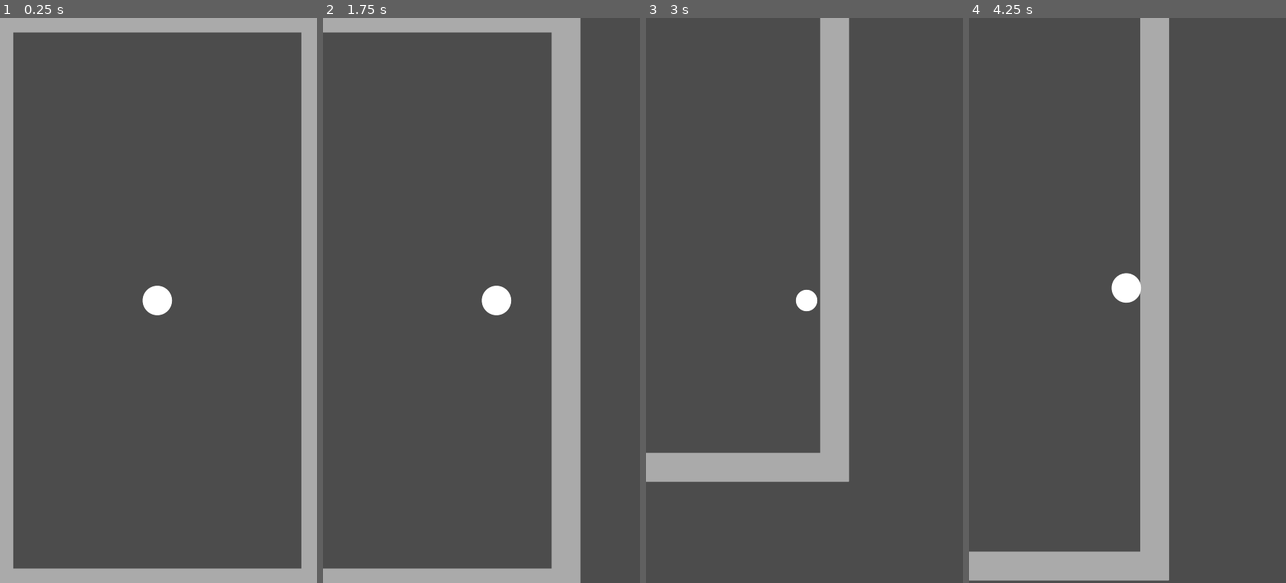
Above: before the commit, frames 1-4 (left to right).
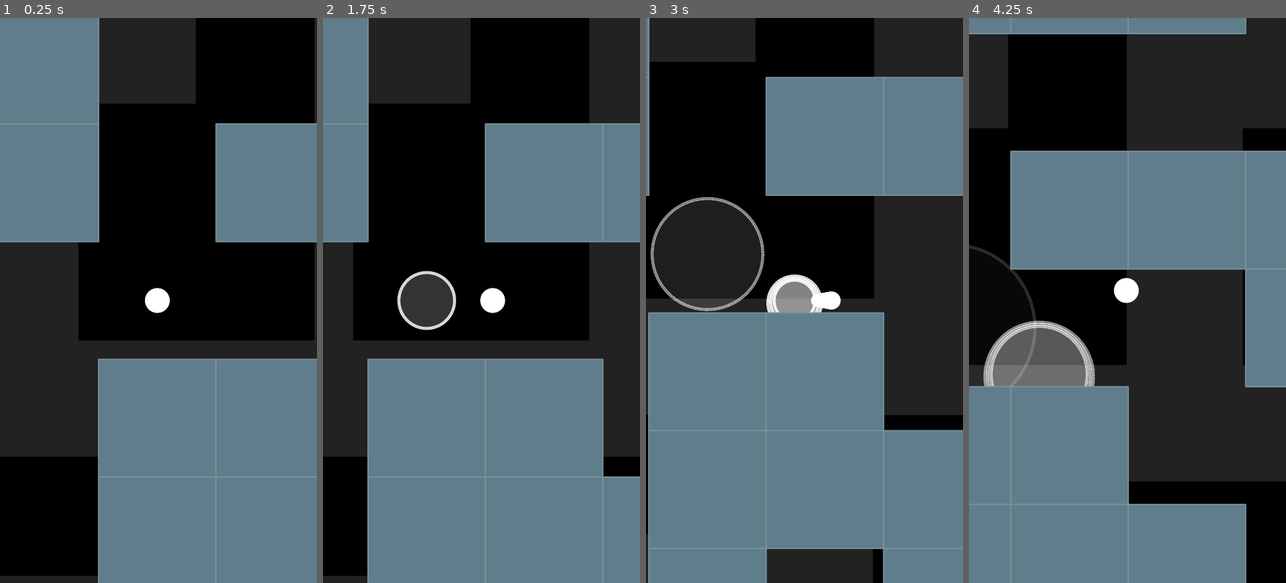
Above: after the commit, the same moments.

Repository: FSPinho/pixel-maze-godot
Game: Godot game, scene res://scenes/Game.tscn
Same seed, same stepped clock (60 frames per second), same inputs: the game is played once before the commit and once after it.
Inputs (mouse positions are in pixels of both pictures, inside the frame that each line leads up to):
- Up to frame 1 (0.25 s): no input
- Up to frame 2 (1.75 s): tap Enter at 0.5 s; move the mouse to (551, 272) at 0.52 s; hold Right 0.53-1.28 s; click (551, 272) at 0.67 s; move the mouse to (418, 328) at 1.27 s; hold Down from 1.28 s (still down)
- Up to frame 3 (3 s): move the mouse to (836, 176) at 2.02 s; release Down at 2.03 s; hold Right 2.03-2.78 s; move the mouse to (788, 413) at 2.77 s; hold Up from 2.78 s (still down); click (788, 413) at 2.92 s
- Up to frame 4 (4.25 s): move the mouse to (1222, 385) at 3.52 s; release Up at 3.53 s; hold Left from 3.53 s (still down)

The runs differ from the first frame. In frame 1, 100% of the frame differs, in the area x 0-100%, y 0-100%; in frame 2, 100%; in frame 3, 99%; in frame 4, 98%.

Commit message:
Adding player sounds

Diff:
--- a/global/Global.gd
+++ b/global/Global.gd
@@ -3,3 +3,7 @@
 var APP_NAME = "Pixel Maze"
 var VIEWPORT_WIDTH = 1080.0
 var VIEWPORT_HEIGHT = 1920.0
+var BLOCK_SIZE = 400.0
+var CIRCLE_QUALITY = 64
+
+var GROUP_RIPPLE = "g-ripples"
--- a/project.godot
+++ b/project.godot
@@ -44,4 +44,5 @@
 quality/intended_usage/framebuffer_allocation=0
 quality/intended_usage/framebuffer_allocation.mobile=0
 threads/thread_model=2
+environment/default_clear_color=Color( 0.215686, 0.278431, 0.309804, 1 )
 quality/depth/hdr=false
--- a/scenes/Game.gd
+++ b/scenes/Game.gd
@@ -5,7 +5,7 @@
 
 
 func _ready():
-	$World.set_size(Global.VIEWPORT_WIDTH, Global.VIEWPORT_HEIGHT)
+	$World.initialize(21, 21)
 	$World.position_offset = Vector2(Global.VIEWPORT_WIDTH / 2.0, Global.VIEWPORT_HEIGHT / 2.0)
 	$World.target = $World/Player
 	$World/Player.bounds = $World.bounds
--- a/scenes/Game.tscn
+++ b/scenes/Game.tscn
@@ -1,9 +1,9 @@
 [gd_scene load_steps=5 format=2]
 
-[ext_resource path="res://scenes/Player.tscn" type="PackedScene" id=1]
-[ext_resource path="res://scenes/SwipeDetector.tscn" type="PackedScene" id=2]
+[ext_resource path="res://scenes/player/Player.tscn" type="PackedScene" id=1]
+[ext_resource path="res://scenes/util/SwipeDetector.tscn" type="PackedScene" id=2]
 [ext_resource path="res://scenes/Game.gd" type="Script" id=3]
-[ext_resource path="res://scenes/World.tscn" type="PackedScene" id=4]
+[ext_resource path="res://scenes/world/World.tscn" type="PackedScene" id=4]
 
 [node name="Game" type="Node"]
 script = ExtResource( 3 )
--- a/scenes/World.gd
+++ /dev/null
@@ -1,38 +0,0 @@
-extends StaticBody2D
-
-##
-# Constants
-var target = null
-var bounds = Rect2(0, 0, 0, 0)
-var position_offset = Vector2(0, 0)
-var collision_width = 96
-
-func _draw():
-	draw_rect(
-		bounds,
-		"#AAA", false, collision_width, true
-	)
-
-func _physics_process(delta):
-	if target:
-		self.position = target.position_delayed * -1 + position_offset
-
-
-func set_size(w, h):
-	$Collision1.disabled = false
-	$Collision1.shape.extents = Vector2(w / 2, collision_width / 2)
-	$Collision1.position = Vector2(0, h / -2)
-
-	$Collision2.disabled = false
-	$Collision2.shape.extents = Vector2(w / 2, collision_width / 2)
-	$Collision2.position = Vector2(0, h / 2)
-
-	$Collision3.disabled = false
-	$Collision3.shape.extents = Vector2(collision_width / 2, h / 2)
-	$Collision3.position = Vector2(w / -2, 0)
-
-	$Collision4.disabled = false
-	$Collision4.shape.extents = Vector2(collision_width / 2, h / 2)
-	$Collision4.position = Vector2(w / 2, 0)
-
-	bounds = Rect2(w / -2, h / -2, w, h)
--- a/scenes/Player.gd
+++ b/scenes/player/Player.gd
@@ -1,16 +1,18 @@
 extends KinematicBody2D
+
+var Ripple = preload("res://scenes/util/Ripple.tscn")
 
 ##
 # Constants
-var SPEED_BASE = 300
-var TAIL_SIZE = 16
-var TAIL_VISIBLE_SIZE = 16
+var SPEED_BASE = Global.BLOCK_SIZE * 0.6
+var TAIL_SIZE = 16.0
+var TAIL_VISIBLE_SIZE = 16.0
 var TAIL_VISIBLE_SCALE = 0.5
 
 ##
 # Properties
 var bounds = null
-var size = 96.0
+var size = Global.BLOCK_SIZE * 0.2
 var position_delayed = self.position
 var direction = Vector2(0.0, 0.0)
 var position_data = []
@@ -20,7 +22,13 @@
 var speed_decay = SPEED_BASE * 7.5
 var speed_up = false
 var color = Color(1, 1, 1, 1)
-var circle_quality = 32
+var idle = true
+var idle_elapsed = 3
+var idle_delay = 4
+var did_collide = false
+var collision_play_elapsed = 1.2
+var collision_play_delay = 1.2
+
 
 func _ready():
 	$Collision.shape.radius = size / 2
@@ -33,7 +41,7 @@
 	draw_arc(
 		pos,
 		size / 2 * scale, 0, 2 * PI,
-		circle_quality,
+		Global.CIRCLE_QUALITY,
 		_color, 2, true
 	)
 
@@ -42,7 +50,7 @@
 	var _speed_overflow_max = speed_max - speed_min
 	var _speed = _speed_overflow / _speed_overflow_max
 	var _scale = lerp(1, TAIL_VISIBLE_SCALE, _speed)
-	var _interpolation_scale = lerp(1, 0.0, _speed)
+	var _interpolation_scale = lerp(1.0, 0.0, _speed)
 
 	var _s = 1.0
 	for _d in position_data.slice(0, TAIL_VISIBLE_SIZE):
@@ -53,6 +61,12 @@
 		_s -= 0.02
 
 func _process(delta):
+	if idle:
+		idle_elapsed += delta
+		if idle_elapsed >= idle_delay:
+			idle_elapsed = 0
+			do_ripple()
+
 	update()
 
 func _physics_process(delta):
@@ -60,21 +74,32 @@
 	var _speed = _sigmoid(speed, speed_min, speed_max)
 	if abs(_direction.x + _direction.y) > 0:
 		var _collision = self.move_and_collide(direction * _speed * delta)
+
+		if _collision and !did_collide:
+			if collision_play_elapsed > collision_play_delay:
+				collision_play_elapsed = 0
+				$SoundCollision.play()
+			do_ripple()
+
 		if _collision and not speed_up:
 			_collision.collider_shape
 			direction *= 0.2
 
-	if speed >= speed_max:
+		did_collide = not not _collision
+
+	if speed >= speed_max - 1:
 		speed_up = false
 
 	if speed_up:
-		speed = max(min(speed + speed_decay * delta * 6, speed_max), speed_min)
+		speed = max(min(speed + speed_decay * delta * 6.0, speed_max), speed_min)
 	else:
 		speed = max(min(speed - speed_decay * delta, speed_max), speed_min)
 
 	position_data.insert(0, self.position)
 	if position_data.size() > TAIL_SIZE:
 		position_delayed = position_data.pop_back()
+
+	collision_play_elapsed += delta
 
 func _sigmoid(n, _min, _max):
 	var E = 2.718281
@@ -93,3 +118,9 @@
 func set_direction(d):
 	direction = d
 	speed_up = true
+	idle = false
+
+func do_ripple():
+	var ripple = Ripple.instance()
+	add_child(ripple)
+	ripple.start(size, size * 8, "circle")
--- a/scenes/Player.tscn
+++ b/scenes/player/Player.tscn
@@ -1,6 +1,7 @@
-[gd_scene load_steps=3 format=2]
+[gd_scene load_steps=4 format=2]
 
-[ext_resource path="res://scenes/Player.gd" type="Script" id=1]
+[ext_resource path="res://scenes/player/Player.gd" type="Script" id=1]
+[ext_resource path="res://sounds/player_collision.wav" type="AudioStream" id=2]
 
 [sub_resource type="CircleShape2D" id=1]
 radius = 0.01
@@ -18,3 +19,6 @@
 
 [node name="Collision" type="CollisionShape2D" parent="."]
 shape = SubResource( 1 )
+
+[node name="SoundCollision" type="AudioStreamPlayer2D" parent="."]
+stream = ExtResource( 2 )
--- /dev/null
+++ b/scenes/util/Ripple.gd
@@ -0,0 +1,59 @@
+extends Node2D
+
+##
+# Properties
+var progress = 0.0
+var progress_scaled = 0.0
+var speed = 0
+var size = 0.0
+var size_max = 0.0
+var shape = "circle"
+var alpha = 1.0
+var active = false
+var target_position = Vector2(0, 0)
+
+func _ready():
+	add_to_group(Global.GROUP_RIPPLE)
+
+func _draw():
+	if shape == "circle":
+		draw_arc(
+			Vector2(0, 0), lerp(size, size_max, progress) / 2, 0, PI * 1.995, Global.CIRCLE_QUALITY,
+			Color(1, 1, 1, lerp(1, 0, progress)), 8, true
+		)
+
+		draw_circle(
+			Vector2(0, 0), lerp(size, size_max, progress) / 2,
+			Color(1, 1, 1, lerp(0.25, 0, progress))
+		)
+
+func _process(delta):
+	self.position = target_position - get_parent().position
+
+	if size and size_max > size:
+		var _speed = speed / (size_max - size)
+		progress += max(0, _speed * delta)
+		progress_scaled = _sigmoid(progress, 0, 1)
+
+	update()
+
+	if progress >= 0.99:
+		self.queue_free()
+
+func _sigmoid(n, _min, _max):
+	var E = 2.718281
+	return max(
+		_min,
+		(_max - _min) * 2 / (1 + pow(E, -0.004 * (n - _min))) -
+		(_max - _min) + _min
+	)
+
+
+func start(s, s_max, sh, sp = 150):
+	size = s
+	size_max = s_max
+	speed = sp
+	shape = sh
+	progress = 0
+	active = true
+	target_position = get_parent().position
--- /dev/null
+++ b/scenes/util/Ripple.tscn
@@ -0,0 +1,6 @@
+[gd_scene load_steps=2 format=2]
+
+[ext_resource path="res://scenes/util/Ripple.gd" type="Script" id=1]
+
+[node name="Ripple" type="Node2D"]
+script = ExtResource( 1 )
--- a/scenes/SwipeDetector.tscn
+++ b/scenes/util/SwipeDetector.tscn
@@ -1,6 +1,7 @@
 [gd_scene load_steps=2 format=2]
 
-[ext_resource path="res://scenes/SwipeDetector.gd" type="Script" id=1]
+[ext_resource path="res://scenes/util/SwipeDetector.gd" type="Script" id=1]
+
 
 [node name="SwipeDetector" type="Node2D"]
 script = ExtResource( 1 )
--- /dev/null
+++ b/scenes/world/Block.gd
@@ -0,0 +1,24 @@
+extends StaticBody2D
+
+##
+# Properties
+var active = true
+var bounds = Rect2(0, 0, 0, 0)
+var active_color = "#607D8B"
+var active_color_stroke = "#78909C"
+var inactive_color = "#000"
+var inactive_color_stroke = "#000"
+
+
+func _draw():
+	draw_rect(bounds, active_color if active else inactive_color, true, 0, true)
+	draw_rect(bounds, active_color_stroke if active else inactive_color_stroke, false, 2, true)
+
+func initialize(w, h):
+	bounds = Rect2(w / -2, h / -2, w, h)
+	$Collision.shape.extents = Vector2(w / 2, h / 2)
+
+func set_inactive():
+	$Collision.disabled = true
+	bounds = Rect2(bounds.size.x / -1.5, bounds.size.y / -1.5, bounds.size.x, bounds.size.y)
+	active = false
--- /dev/null
+++ b/scenes/world/Block.tscn
@@ -0,0 +1,12 @@
+[gd_scene load_steps=3 format=2]
+
+[ext_resource path="res://scenes/world/Block.gd" type="Script" id=1]
+
+[sub_resource type="RectangleShape2D" id=1]
+extents = Vector2( 0, 0 )
+
+[node name="Block" type="StaticBody2D"]
+script = ExtResource( 1 )
+
+[node name="Collision" type="CollisionShape2D" parent="."]
+shape = SubResource( 1 )
--- /dev/null
+++ b/scenes/world/World.gd
@@ -0,0 +1,178 @@
+extends StaticBody2D
+
+var Block = preload("res://scenes/world/Block.tscn")
+
+##
+# Constants
+var target = null
+var bounds = Rect2(0, 0, 0, 0)
+var position_offset = Vector2(0, 0)
+var collision_width = 96
+var blocks_horizontal = 0
+var blocks_vertical = 0
+
+func _draw():
+	draw_rect(
+		bounds,
+		"#222", true, 0, true
+	)
+
+func _physics_process(delta):
+	if target:
+		self.position = target.position_delayed * -1 + position_offset
+		$Background.position = target.position_delayed * 0.1
+
+
+func initialize(bh, bv):
+	blocks_horizontal = bh
+	blocks_vertical = bv
+	var w = Global.BLOCK_SIZE * bh
+	var h = Global.BLOCK_SIZE * bv
+
+	$Collision1.disabled = false
+	$Collision1.shape.extents = Vector2(w / 2, collision_width / 2)
+	$Collision1.position = Vector2(0, h / -2 - collision_width / 2)
+
+	$Collision2.disabled = false
+	$Collision2.shape.extents = Vector2(w / 2, collision_width / 2)
+	$Collision2.position = Vector2(0, h / 2 + collision_width / 2)
+
+	$Collision3.disabled = false
+	$Collision3.shape.extents = Vector2(collision_width / 2, h / 2)
+	$Collision3.position = Vector2(w / -2 - collision_width / 2, 0)
+
+	$Collision4.disabled = false
+	$Collision4.shape.extents = Vector2(collision_width / 2, h / 2)
+	$Collision4.position = Vector2(w / 2 + collision_width / 2, 0)
+
+	bounds = Rect2(w / -2, h / -2, w, h)
+
+	randomize()
+
+	var matrix = []
+	for i in range(bv):
+		var line = []
+		matrix.append(line)
+		for j in range(bh):
+			line.append({
+				"block": true,
+				"head": false,
+				"test": false
+			})
+
+	var mi = ceil(bv / 2)
+	var mj = ceil(bh / 2)
+	var path = []
+	var canGo = true
+
+	var ___i = 0
+	while canGo:
+		matrix[mi][mj].head = true
+		matrix[mi][mj].block = false
+
+		var nmi = mi
+		var nmj = mj
+		var up_av = mi > 1 && check_around(
+			matrix, mi - 1, mj,
+			range(mi - 2, mi),
+			range(mj - 1, mj + 2)
+		)
+		var do_av = mi < bv - 2 &&  check_around(
+			matrix, mi + 1, mj,
+			range(mi + 1, mi + 3),
+			range(mj - 1, mj + 2)
+		)
+		var le_av = mj > 1 && check_around(
+			matrix, mi, mj - 1,
+			range(mi - 1, mi + 2),
+			range(mj - 2, mj)
+		)
+		var ri_av = mj < bh - 2 && check_around(
+			matrix, mi, mj + 1,
+			range(mi - 1, mi + 2),
+			range(mj + 1, mj + 3)
+		)
+
+		if not (up_av or do_av or le_av or ri_av):
+			if path.size() > 0:
+				matrix[mi][mj].head = false
+				var path_head = path.pop_front()
+				mi = path_head[0]
+				mj = path_head[1]
+			else:
+				canGo = false;
+
+			continue
+
+		var av = []
+		if up_av:
+			av.append(0)
+		if do_av:
+			av.append(1)
+		if le_av:
+			av.append(2)
+		if ri_av:
+			av.append(3)
+
+		var d = randi() % 4
+		var __i = 0
+		while not av.has(d):
+			__i += 1
+			d = randi() % 4
+			if __i > 10000:
+				print (" --- LOOP")
+				return
+
+		if d == 0:
+			nmi -= 1
+		if d == 1:
+			nmi += 1
+		if d == 2:
+			nmj -= 1
+		if d == 3:
+			nmj += 1
+
+		matrix[mi][mj].head = false
+		path.append([mi, mj])
+		mi = nmi
+		mj = nmj
+		___i += 1
+		if ___i > 10000:
+			print(" --- UPPER LOOP")
+			return
+
+	for i in range(bv):
+		for j in range(bh):
+			if matrix[i][j].block:
+				add_child(create_block(i, j, false))
+
+				var block_background = create_block(i, j, true)
+				block_background.set_inactive()
+				$Background.add_child(block_background)
+
+
+func create_block(i, j, invert):
+	var block = Block.instance()
+
+	block.initialize(Global.BLOCK_SIZE, Global.BLOCK_SIZE)
+
+	if invert:
+		block.position = Vector2(
+			(blocks_horizontal - j) * Global.BLOCK_SIZE + Global.BLOCK_SIZE / 2 - bounds.size.x / 2,
+			(blocks_vertical - i) * Global.BLOCK_SIZE + Global.BLOCK_SIZE / 2 - bounds.size.y / 2
+		)
+	else:
+		block.position = Vector2(
+			j * Global.BLOCK_SIZE + Global.BLOCK_SIZE / 2 - bounds.size.x / 2,
+			i * Global.BLOCK_SIZE + Global.BLOCK_SIZE / 2 - bounds.size.y / 2
+		)
+
+	return block
+
+func check_around(matrix, i, j, ri, rj):
+	var near = 0
+	for _i in ri:
+		for _j in rj:
+			if matrix[_i][_j].block:
+				near += 1
+	return near >= 6
--- a/scenes/World.tscn
+++ b/scenes/world/World.tscn
@@ -1,6 +1,6 @@
 [gd_scene load_steps=6 format=2]
 
-[ext_resource path="res://scenes/World.gd" type="Script" id=1]
+[ext_resource path="res://scenes/world/World.gd" type="Script" id=1]
 
 [sub_resource type="RectangleShape2D" id=1]
 extents = Vector2( 0, 0 )
@@ -17,6 +17,8 @@
 [node name="World" type="StaticBody2D"]
 script = ExtResource( 1 )
 
+[node name="Background" type="Node2D" parent="."]
+
 [node name="Collision1" type="CollisionShape2D" parent="."]
 shape = SubResource( 1 )
 
@@ -28,3 +30,11 @@
 
 [node name="Collision4" type="CollisionShape2D" parent="."]
 shape = SubResource( 4 )
+
+[node name="Label" type="Label" parent="."]
+margin_right = 40.0
+margin_bottom = 14.0
+rect_scale = Vector2( 2, 2 )
+__meta__ = {
+"_edit_use_anchors_": false
+}
Renamed: scenes/SwipeDetector.gd -> scenes/util/SwipeDetector.gd
Binary file removed: textures/wall.jpeg
Not shown, removed: textures/wall.jpeg.import
